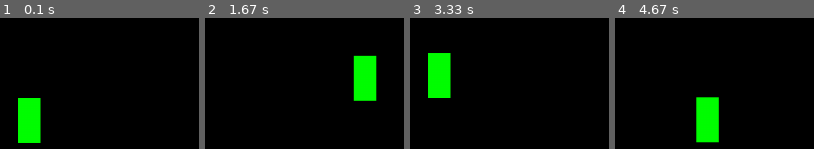
Above: before the commit, frames 1-4 (left to right).
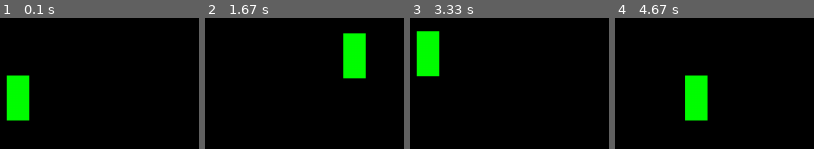
Above: after the commit, the same moments.

Repository: MaiTTrung/AliassPygame
Game: pygame game, started from main.py
The game is run twice, just before and just after one commit, with the same random seed, the same clock (stepped at 60 frames per second) and the same inputs.
Inputs:
- Up to frame 1 (0.1 s): no input
- Up to frame 2 (1.67 s): hold D 0.33-0.8 s; hold W 0.83-1.13 s; hold D 1.17-1.63 s
- Up to frame 3 (3.33 s): hold A 1.67-2.2 s; hold S 2.23-2.53 s; hold A 2.57-2.97 s; hold W from 3 s (still down)
- Up to frame 4 (4.67 s): release W at 3.37 s; hold D 3.4-4.03 s; hold S 4.07-4.43 s; hold A from 4.47 s (still down)

The runs differ from the first frame. In frame 1, 6.2% of the frame differs, in the area x 3-21%, y 43-96%; in frame 2, 6.2%; in frame 3, 6.1%; in frame 4, 6.2%.

Commit message:
update movement & status create folder for animation

Diff:
--- a/player.py
+++ b/player.py
@@ -11,7 +11,7 @@
         self.direction = pygame.math.Vector2()
         self.pos = pygame.math.Vector2(self.rect.center)
         self.speed = 200
-
+        self.status = "down_idle"
 
     def input(self):
         keys = pygame.key.get_pressed()
@@ -20,8 +20,10 @@
             self.direction.y = 0
         elif keys[pygame.K_w]:
             self.direction.y = -1
+            self.status = "move_up"
         elif keys[pygame.K_s]:
             self.direction.y = 1
+            self.status = "move_down"
         else :
             self.direction.y = 0
 
@@ -31,8 +33,10 @@
             self.direction.x = 0
         elif keys[pygame.K_a]:
             self.direction.x = -1
+            self.status = "move_left"
         elif keys[pygame.K_d]:
             self.direction.x = 1
+            self.status = "move_right"
         else :
             self.direction.x = 0
 
@@ -43,11 +47,23 @@
 
         if self.direction.x * self.direction.y != 0:
             self.direction = self.direction.normalize()
-            print(self.direction)
 
-        # calculate position
-        self.pos += self.direction * self.speed * dt
-        self.rect = self.pos
+
+        # horizontal
+        self.pos.x += self.direction.x * self.speed * dt
+        self.rect.centerx = self.pos.x
+        # vertical
+        self.pos.y += self.direction.y * self.speed * dt
+        self.rect.centery = self.pos.y
+
+    def animation(self):
+        path = "/animations/"
+
+        self.animations = {"move_up":[], "move_down":[], "move_right":[], "move_left":[],
+                          "up_idle":[], "down_idle":[], "right_idle":[], "left_idle":[]}
+        for animation in self.animations.keys():
+            print(path + animation)
 
     def update(self, dt):
         self.move(dt)
+        self.animation()
--- a/settings.py
+++ b/settings.py
@@ -1,4 +1,10 @@
 from pygame.math import Vector2
+from os import walk
+
+# get path image for animation
+def get_path_animation(path):
+    pass
+
 
 #creen
 SCREEN_WIDTH = 1280
